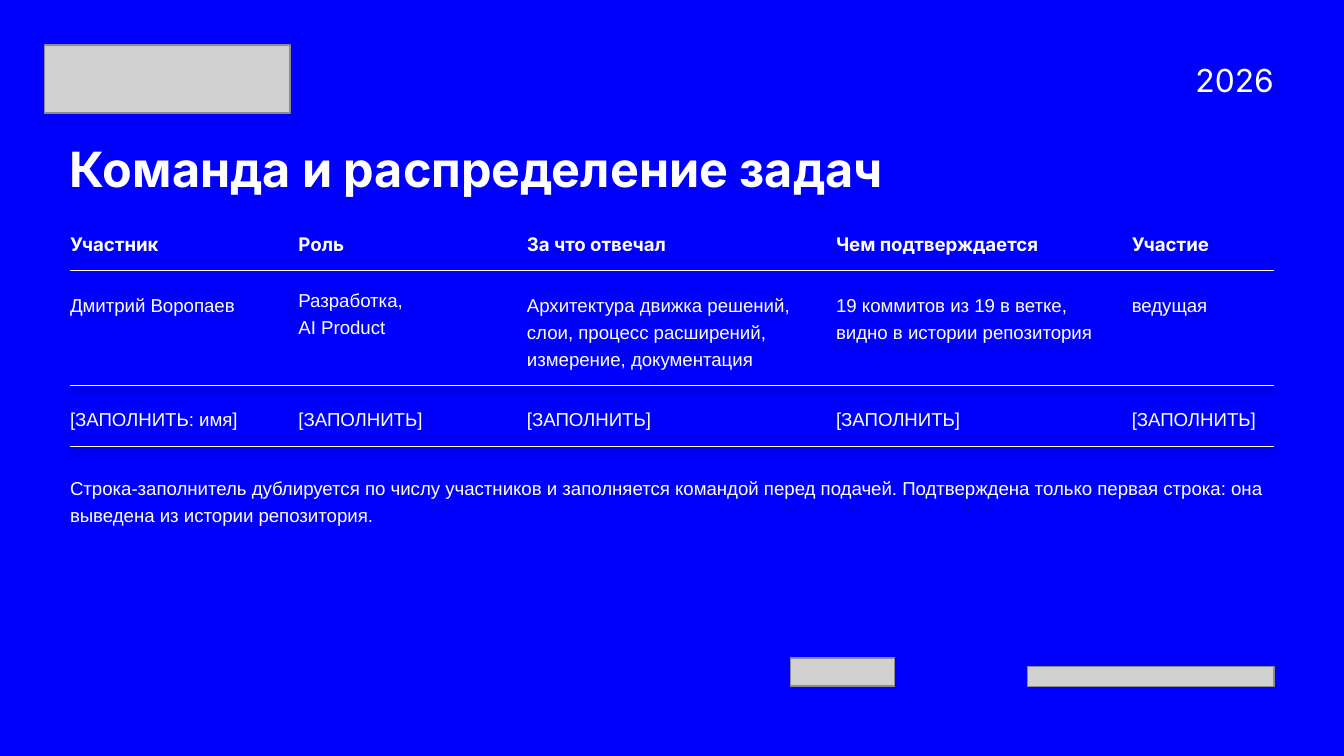
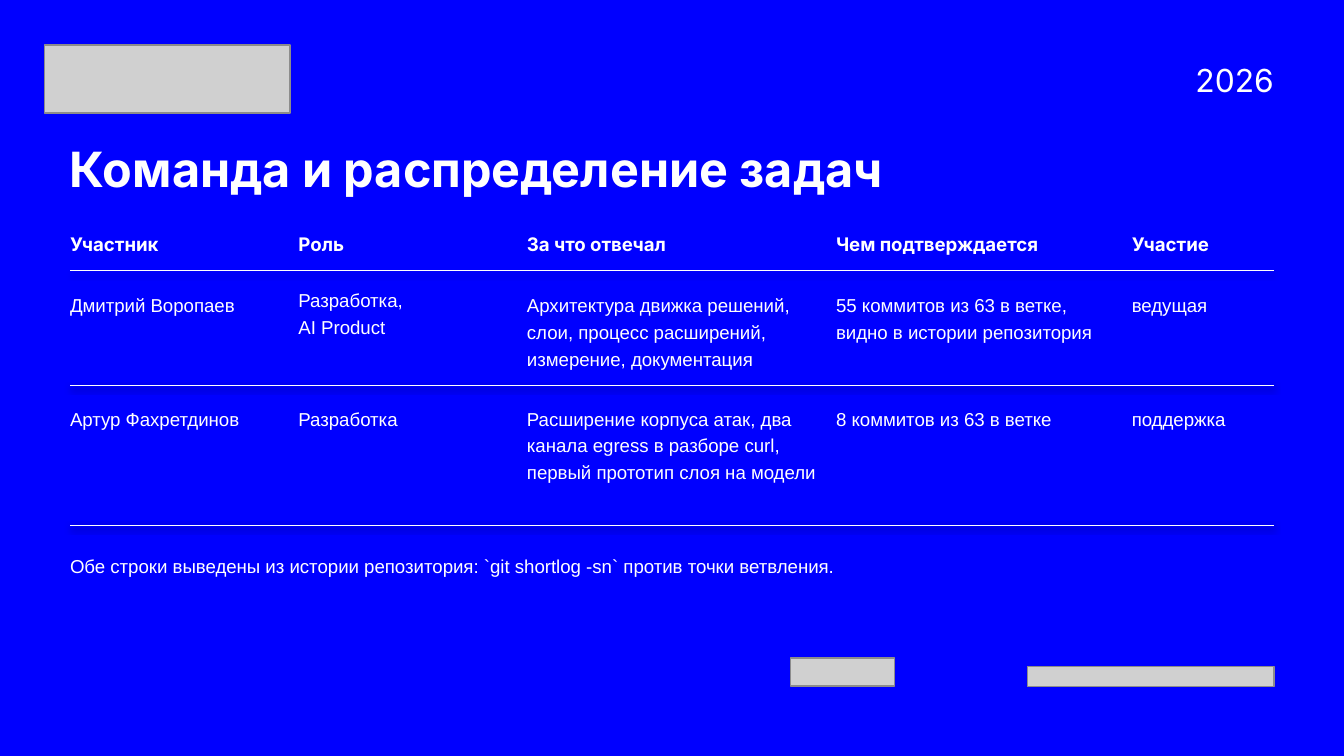
Before and after one commit to v0ropaev/kilocode, a slide deck: slide 8 of submission/Security-Auto-ATH.pptx (slide 16 before the commit). Drawn at 1344x756 pixels with LibreOffice and Linux fonts; fonts in the diff are those of the drawing; grey boxes stand for pictures. Boxes give left, top, right and bottom in pixels: in the first picture for what was removed or moved away, otherwise in the second. Text is boxed around its words. In the diff, an @@ line names an element or a change of style, - is before the commit and + after.

```diff
--- a/submission/Security-Auto-ATH.pptx
+++ b/submission/Security-Auto-ATH.pptx
@@ text at [836, 299, 1092, 343]: text changed @@
-19 коммитов из 19 в ветке, видно в истории репозитория
+55 коммитов из 63 в ветке, видно в истории репозитория
@@ text at [70, 413, 240, 430]: text changed @@
-[ЗАПОЛНИТЬ: имя]
+Артур Фахретдинов
@@ text at [298, 412, 397, 430]: text changed @@
-[ЗАПОЛНИТЬ]
+Разработка
@@ text at [527, 413, 816, 483]: text changed @@
-[ЗАПОЛНИТЬ]
+Расширение корпуса атак, два канала egress в разборе curl, первый прототип слоя на модели
@@ text at [836, 413, 1052, 427]: text changed @@
-[ЗАПОЛНИТЬ]
+8 коммитов из 63 в ветке
@@ text at [1132, 416, 1226, 430]: text changed @@
-[ЗАПОЛНИТЬ]
+поддержка
@@ line moved from (70, 446) - (1274, 446) to (70, 526) - (1274, 526) @@
@@ text at [70, 559, 834, 577]: text changed @@
-Строка-заполнитель дублируется по числу участников и заполняется командой перед подачей. Подтверждена только первая строка: она выведена из истории репозитория.
+Обе строки выведены из истории репозитория: `git shortlog -sn` против точки ветвления.
```
Also in this commit, not shown: 7 other slides changed, 9 slides added, 4 slides removed, 51 other files.
